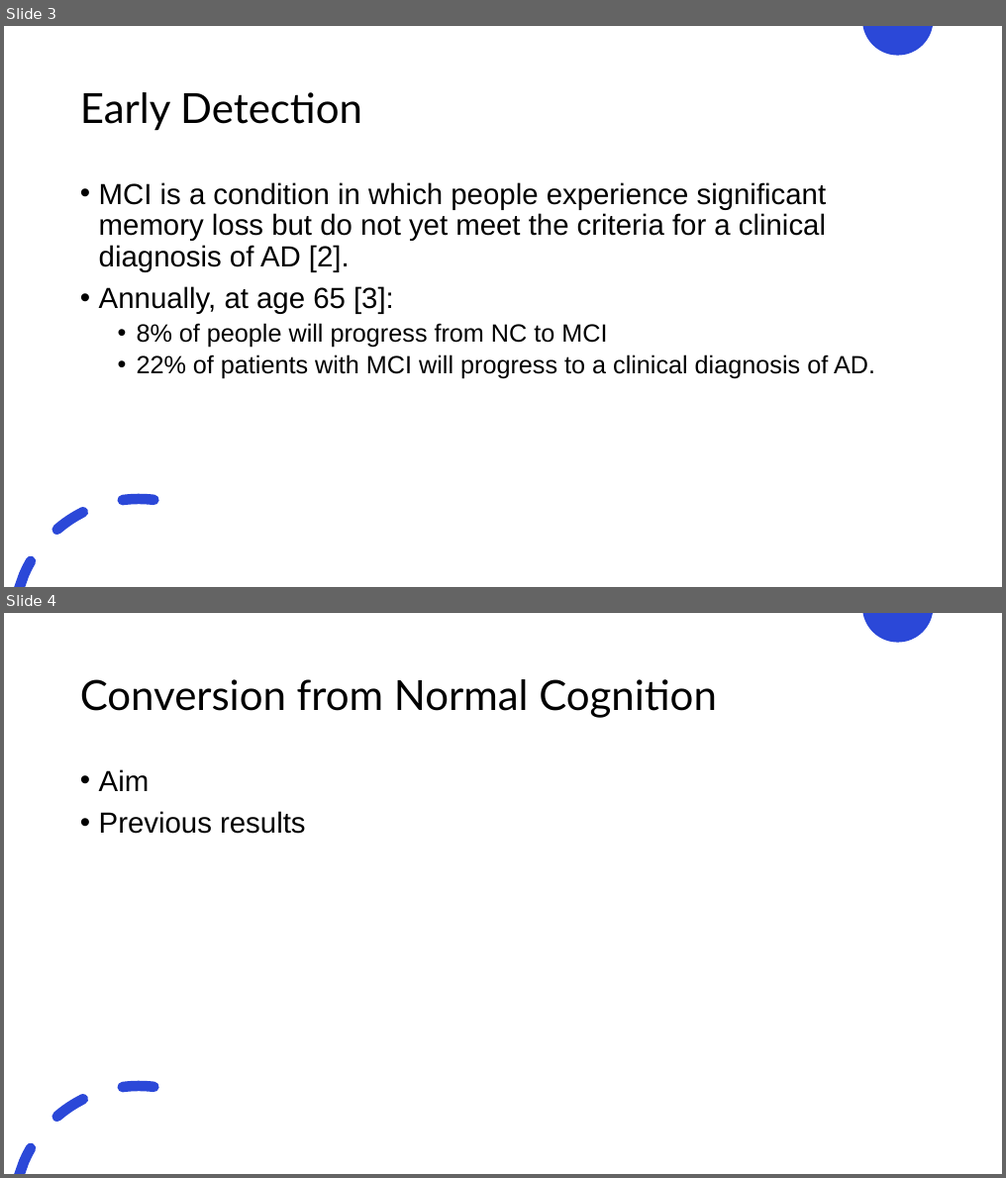
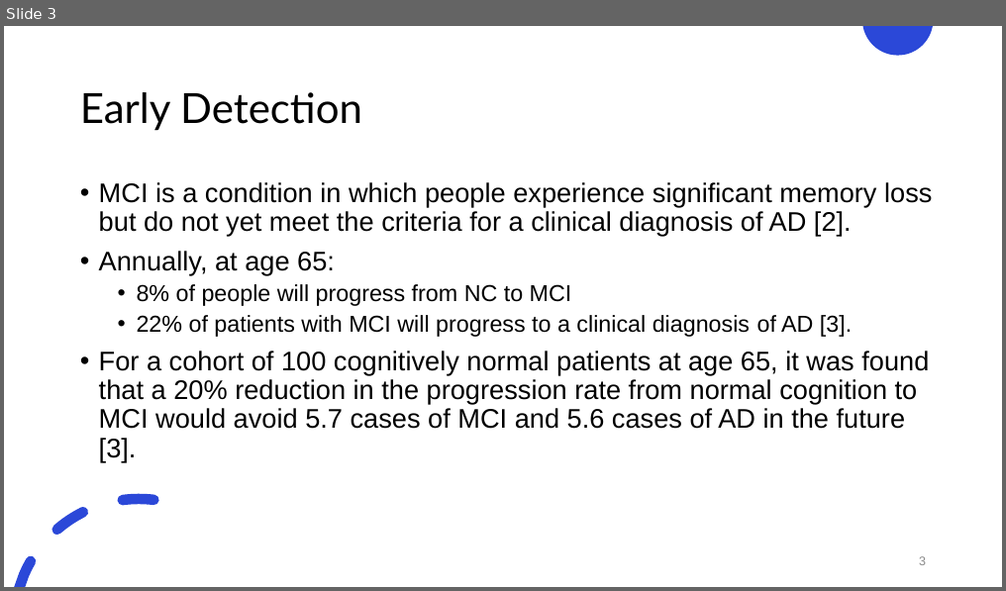
Before and after one commit to justin-bardwell/JB_AD, a slide deck: 21961992_Seminar.pptx. Shown one above the other, each under a label of ours: slides 3 and 4 before the commit, slide 3 after it. The pictures are 1006x1178 and 1006x591 pixels, drawn with LibreOffice and Linux fonts; fonts in the diff are those of the drawing. Boxes give left, top, right and bottom in pixels: in the first picture for what was removed or moved away, otherwise in the second. Text is boxed around its words. In the diff, an @@ line names an element or a change of style, - is before the commit and + after.

```diff
--- a/21961992_Seminar.pptx
+++ b/21961992_Seminar.pptx
@@ slide 4 removed at box(4, 613, 1002, 1174), background #FFFFFF; not listed: 2 template elements that a slide beside it also shows @@
@@ title removed at box(80, 679, 717, 718) @@
-Conversion from Normal Cognition
@@ text removed at box(99, 769, 306, 834) @@
-• Aim
-• Previous results
@@ slide 3 changed as well @@
@@ text at box(99, 182, 932, 306): size 28 to 25.9 pt in "MCI is a condition in which people ..."; size 24 to 22.2 pt in "8% of people will progress from NC ..." @@
@@ text at box(99, 251, 335, 275): text changed; size 28 to 25.9 pt @@
-• Annually, at age 65 [3]:
+• Annually, at age 65:
@@ text at box(99, 315, 929, 463): text changed; size 24 to 25.9 pt @@
-  • 22% of patients with MCI will progress to a clinical diagnosis of AD.
+  • 22% of patients with MCI will progress to a clinical diagnosis of AD [3].
+• For a cohort of 100 cognitively normal patients at age 65, it was found that a 20% reduction in the progression rate from normal cognition to MCI would avoid 5.7 cases of MCI and 5.6 cases of AD in the future [3].
@@ page number added at box(919, 557, 926, 566), 12 pt, text #8C8C8C @@
+3
```
Also in this commit, not shown: 10 other slides changed, 7 slides added, 4 other slides removed, 1 other file.
